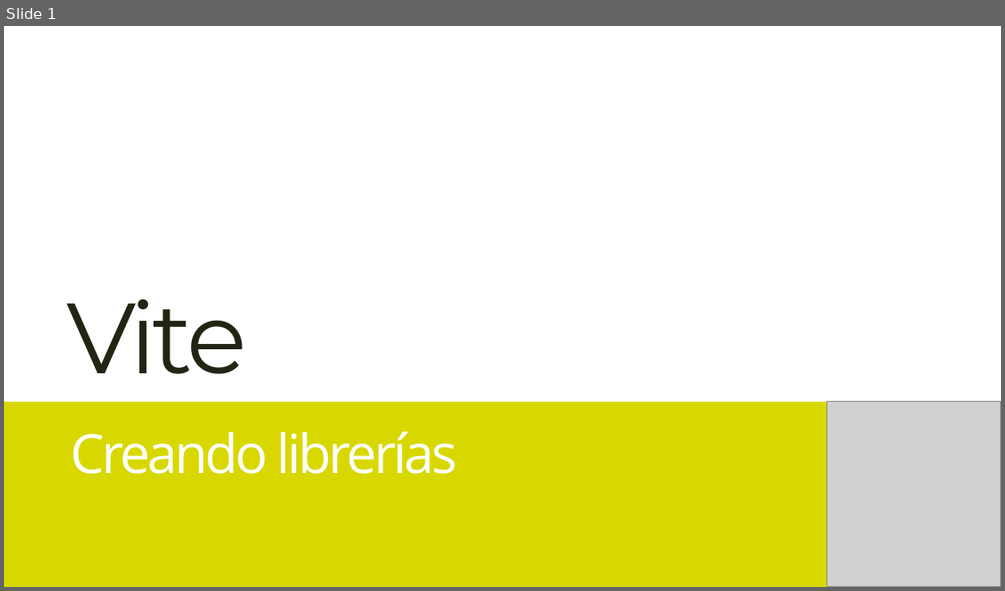
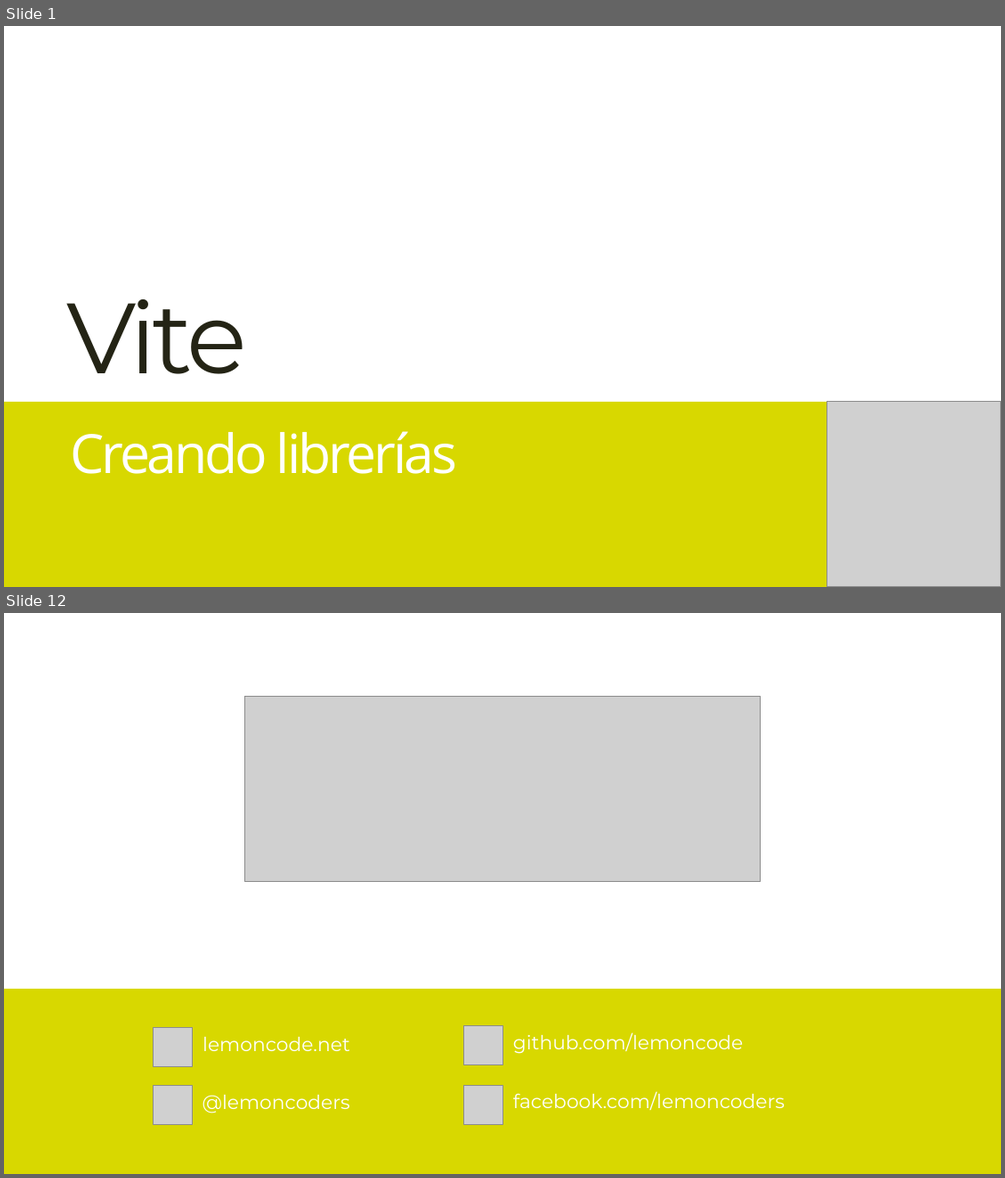
Before and after one commit to Lemoncode/master-frontend-lemoncode, a slide deck: 03-bundling/07-vite-lib/00-teoría/Creando librerías con Vite.pptx. Shown one above the other, each under a label of ours: slide 1 before the commit, slides 1 and 12 after it; the slides between them are not shown. The pictures are 1005x591 and 1005x1178 pixels, drawn with LibreOffice and Linux fonts; fonts in the diff are those of the drawing; grey boxes stand for pictures. Boxes give left, top, right and bottom in pixels: in the first picture for what was removed or moved away, otherwise in the second. Text is boxed around its words. In the diff, an @@ line names an element or a change of style, - is before the commit and + after.

```diff
--- a/03-bundling/07-vite-lib/00-teoría/Creando librerías con Vite.pptx
+++ b/03-bundling/07-vite-lib/00-teoría/Creando librerías con Vite.pptx
@@ slide 12 added at (4,613,1001,1174), background #FFFFFF @@
@@ picture added at (244,697,760,882) @@
@@ rectangle added at (4,989,1001,1174), fill #D8D800 @@
@@ picture added at (153,1028,192,1067) @@
@@ group added at (202,1032,785,1113): 4 texts @@
+github.com/lemoncode
+@lemoncoders
+facebook.com/lemoncoders
+lemoncode.net
@@ picture added at (463,1026,502,1064) @@
@@ picture added at (153,1086,192,1125) @@
@@ picture added at (463,1085,502,1123) @@
```
Also in this commit, not shown: 8 slides changed, 2 other slides added, 3 slides removed, 1 other file.
